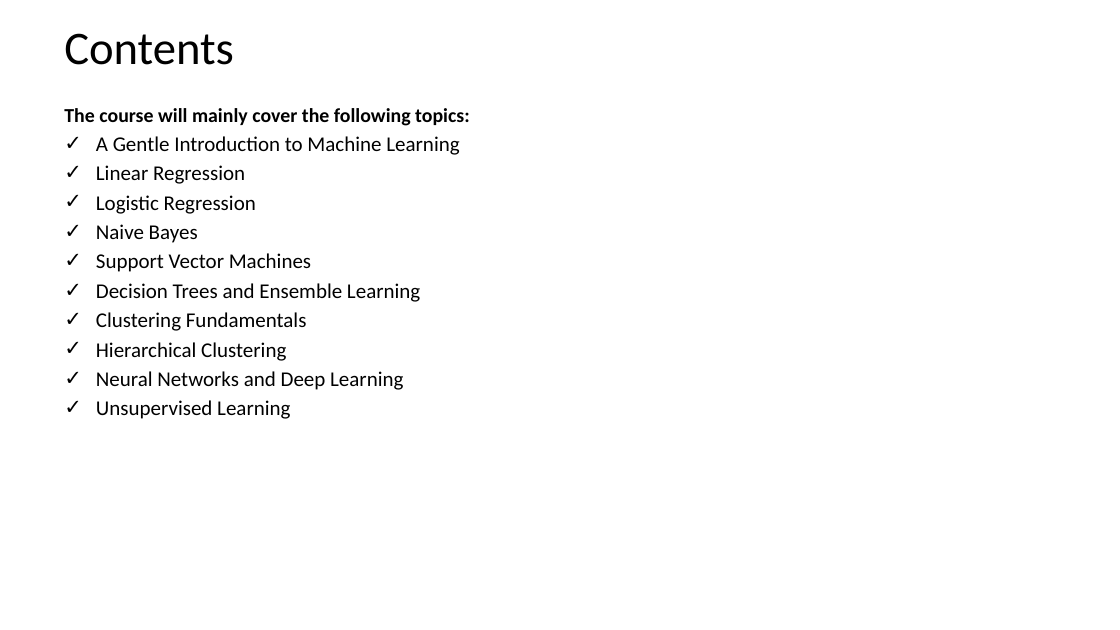
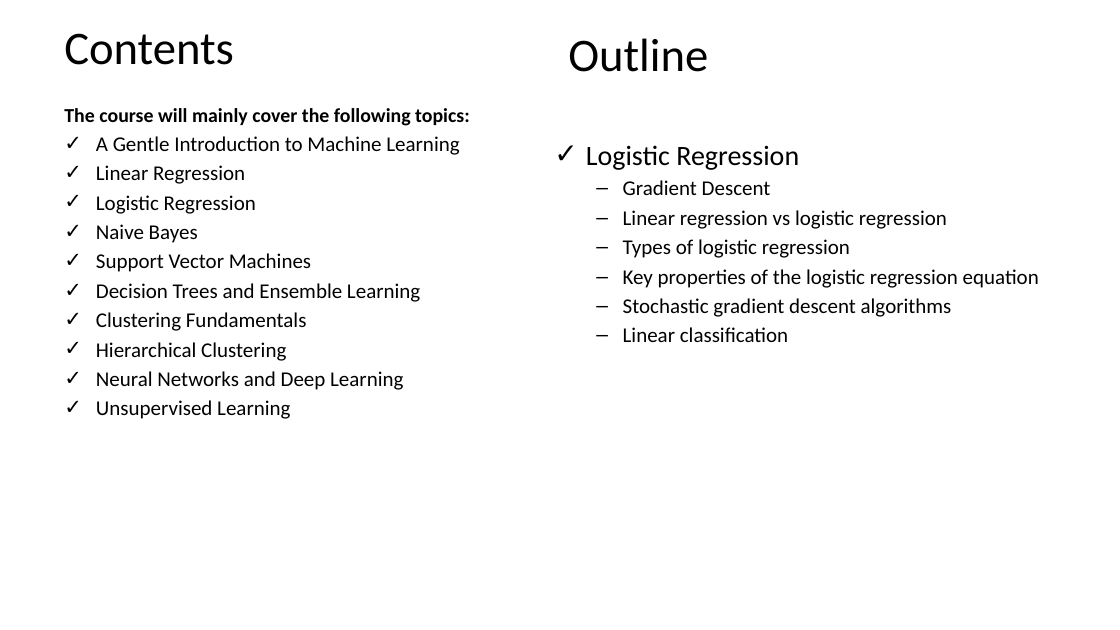
Before and after one commit to shakiliitju/B.Sc-in-ICT, a slide deck: slide 2 of 4.2 Fourth Year Second Semester/ICT - 4261 Machine Learning/Lectures/Lecture _08.pptx. Drawn at 1120x630 pixels with LibreOffice and Linux fonts; fonts in the diff are those of the drawing. Boxes give left, top, right and bottom in pixels: in the first picture for what was removed or moved away, otherwise in the second. Text is boxed around its words. In the diff, an @@ line names an element or a change of style, - is before the commit and + after.

```diff
--- a/4.2 Fourth Year Second Semester/ICT - 4261 Machine Learning/Lectures/Lecture _08.pptx
+++ b/4.2 Fourth Year Second Semester/ICT - 4261 Machine Learning/Lectures/Lecture _08.pptx
@@ text added at bbox=[568, 38, 708, 72], 40 pt, text #000000 @@
+Outline
@@ text added at bbox=[586, 145, 1039, 342], 18 pt, text #000000 @@
+✓ Logistic Regression
+  – Gradient Descent
+  – Linear regression vs logistic regression
+  – Types of logistic regression
+  – Key properties of the logistic regression equation
+  – Stochastic gradient descent algorithms
+  – Linear classification
```
Also in this commit, not shown: 1 other slide changed, 1 slide added, 3 slides removed, 15 other files.
